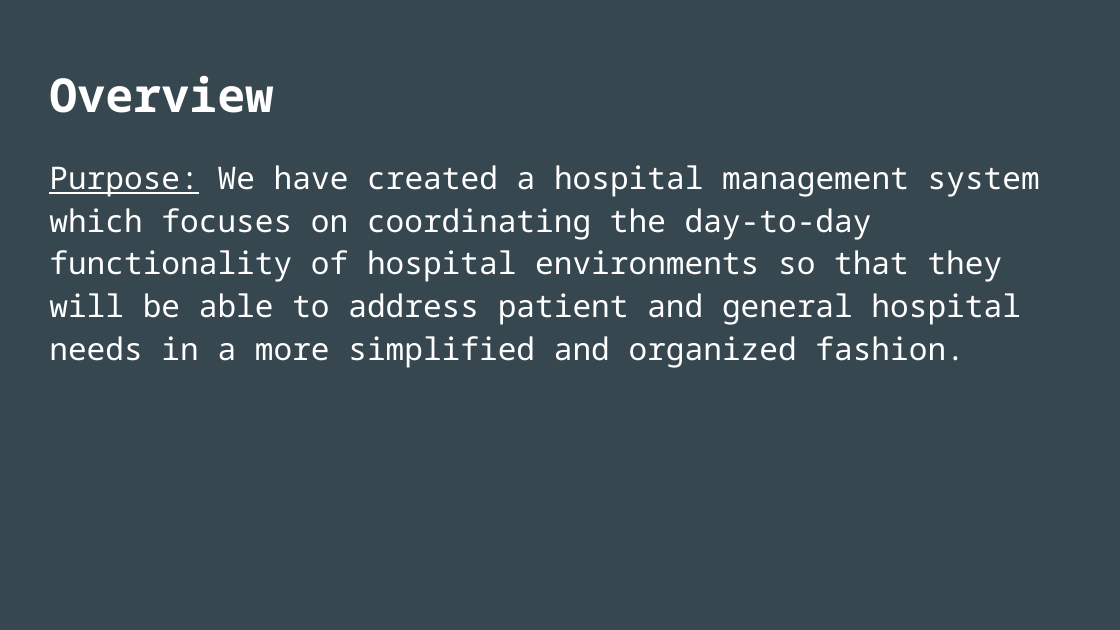
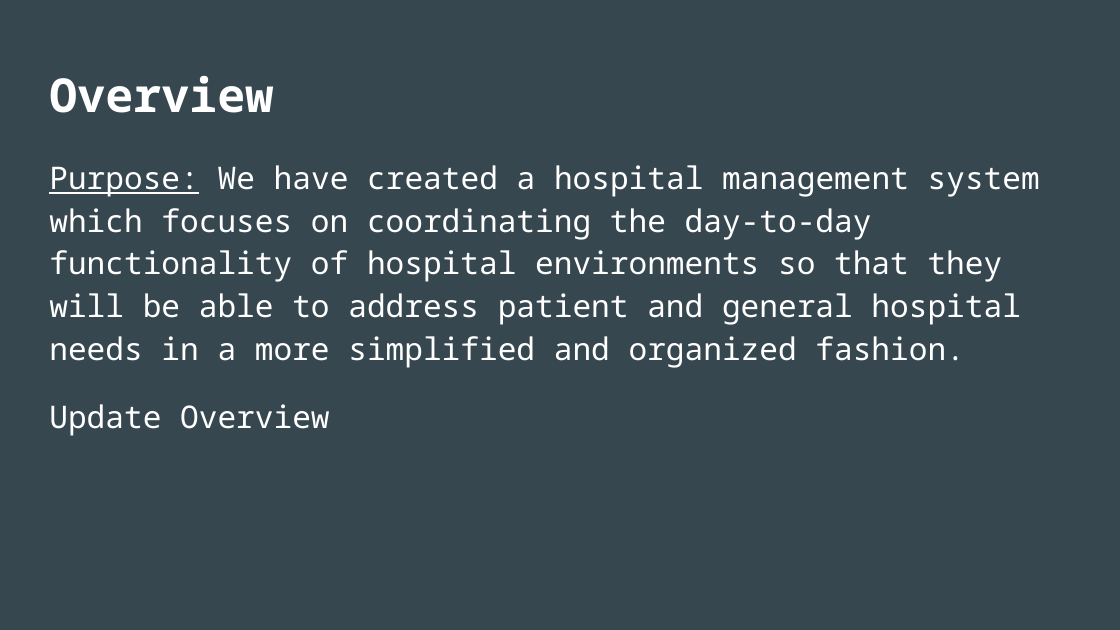
Before and after one commit to VikkiCGreen/HospitalManagement, a slide deck: slide 4 of Presentation/Software Engineering Presentation.pptx (slide 6 before the commit). Drawn at 1120x630 pixels with LibreOffice and Linux fonts; fonts in the diff are those of the drawing. Boxes give left, top, right and bottom in pixels: in the first picture for what was removed or moved away, otherwise in the second. Text is boxed around its words. In the diff, an @@ line names an element or a change of style, - is before the commit and + after.

```diff
--- a/Presentation/Software Engineering Presentation.pptx
+++ b/Presentation/Software Engineering Presentation.pptx
@@ text at (49, 404, 329, 436): paragraph added @@
+Update Overview
```
Also in this commit, not shown: 3 other slides changed, 5 slides added, 1 slide removed.
